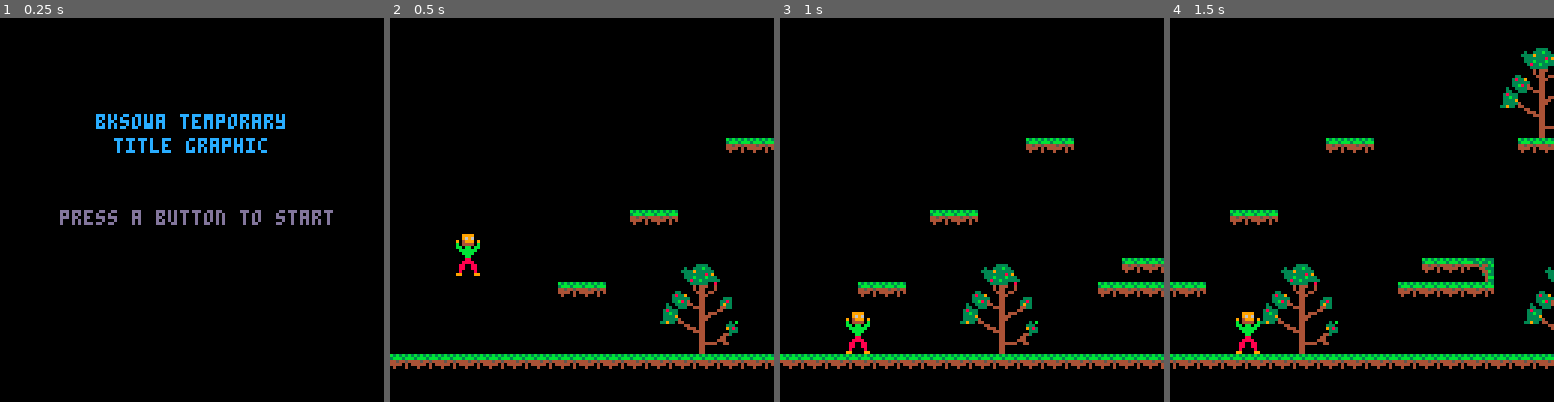
Above: before the commit, frames 1-4 (left to right).
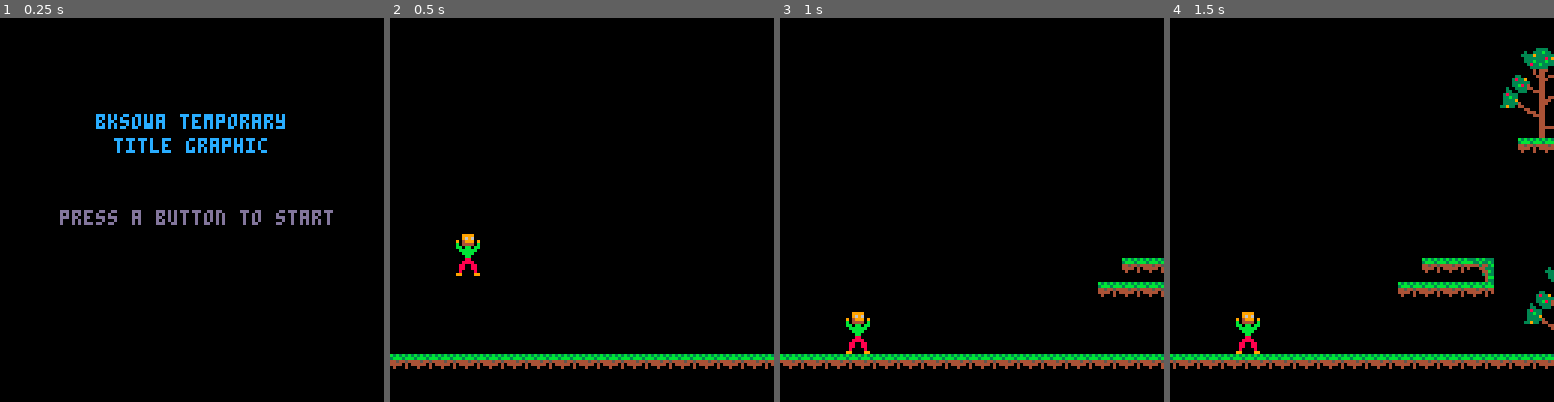
Above: after the commit, the same moments.

Repository: elennick/bksowa
Game: PICO-8 cartridge bksowa.p8
The game is run twice, just before and just after one commit, with the same random seed, the same clock (stepped at 60 frames per second) and the same inputs.
Inputs:
- Up to frame 1 (0.25 s): no input
- Up to frame 2 (0.5 s): tap X (X key) at 0.33 s
- Up to frame 3 (1 s): tap O (Z key) at 0.7 s
- Up to frame 4 (1.5 s): tap X (X key) at 1.07 s

Frame 1 is identical in both runs. In frame 2, 2.6% of the frame differs, in the area x 43-100%, y 31-88%; in frame 3, 2.6%; in frame 4, 2.5%.

Commit message:
working on reseting player back in level

Diff:
--- a/bksowa.p8
+++ b/bksowa.p8
@@ -118,14 +118,14 @@
 000000000000000000000000000000000000000000001718191a0000000000000000000000000000000000000000000000000000000000000000030000000000000000000708090a0000000000000000000000000000000000000000000000000000000000000000000000000000000000000000000000000000000000000000
 000000000000000000000000000000000000000000002728292a0000000000000000000000000000000000000000000000000000000000000000000708090a00000000001718191a0000000000000000000000000000000000000000000000000000000000000000000000000000000000000000000000000000000000000000
 000000000000000000000000000000000000000000003738393a0000000000000000000000000000000000000000000000000000000000000003031718191a00000000002728292a0000000000000000000000000000000000000000000000000000000000000000000000000000000000000000000000000000000000000000
-0000000000000000000000000000000303000000000000030303000000000000000000000708090a030000000000000000000000000000000000002728292a00000000003738393a0000000000000000000000000000000000000000000000000000000000000000000000000708090a00000000000000000000000000000000
-0000000000000000000000000000000000000000000000000000000000000000000000001718191a000000000000000000000000000000000000003738393a0000000003030303030303030000000000000000000000000000000000000000000000000000000000000000001718191a00000000000000000000000000000000
-0000000000000000000000000000000000000000000000000000000000000000000000002728292a00000000000000000000000000000000030303030303000000000000000000000000000000000000000000000000000000000000000000000000000000000000000000002728292a00000000000000000000000000000000
-0000000000000000000000030300000000000000000000000000000000000000000000003738393a000000000000000000000000000000000000000000000000000000000000000000000000000000000000000000000000000708090a0000000000000000000000000000003738393a00000000000000000000000000000000
-00000000000000000000000000000000000000000000000000000000000000000000000003030303030000000000000000000000000000000000000000000000000000000000000000000000000000000000000000000000001718191a0000000000000000000014030303030303030303030303000000000000000000000000
-0000000000000000000000000708090a000000030313000708090a00000000000000000000000000000000000000000000000000000000000000030300000000000000000000000000000000000000000000000000000000002728292a0000000000000000000014000000000000000000000000000000000000000000000000
-0000000000000000030300001718191a000003030303001718191a0000000000000000000000000000000000000708090a00000000000000000000000000000000000003030303000708090a140303030303030303130000003738393a0000000000000000000014000000000000000000000000000000000000000000000000
-0000000000000000000000002728292a000000000000002728292a0000000000000000000000000000000000001718191a00000000000000000000000000000000000000000000001718191a14000000000000000004030303030303030303030303030313000014000000000000000000000000000000000000000000000000
-0000000000000000000000003738393a000000000000003738393a0000000000000000030303030303130000002728292a03030303030303030303030313000000000000000000002728292a14000000000000000000000000000000000000000000000004030303000000000000000000000000000000000000000000000000
-0303030303030303030303030303030303030303030303030303031300000000000014000000000000140000003738393a03000000000000000000000014000000000000000000003738393a14000000000000000000000000000000000000000000000000000000000000000000000000000000000000000000000000000000
+0000000000000000000000000000000000000000000000030303000000000000000000000708090a030000000000000000000000000000000000002728292a00000000003738393a0000000000000000000000000000000000000000000000000000000000000000000000000000000000000000000000000000000000000000
+0000000000000000000000000000000000000000000000000000000000000000000000001718191a000000000000000000000000000000000000003738393a0000000003030303030303030000000000000000000000000000000000000000000000000000000000000000000000000000000000000000000000000000000000
+0000000000000000000000000000000000000000000000000000000000000000000000002728292a00000000000000000000000000000000030303030303000000000000000000000000000000000000000000000000000000000000000000000000000000000000000000000000000000000000000000000000000000000000
+0000000000000000000000000000000000000000000000000000000000000000000000003738393a000000000000000000000000000000000000000000000000000000000000000000000000000000000000000000000000000708090a0000000000000000000000000000000000000000000000000000000000000000000000
+00000000000000000000000000000000000000000000000000000000000000000000000003030303030000000000000000000000000000000000000000000000000000000000000000000000000000000000000000000000001718191a0000000000000000000000000000000000000000000000000000000000000000000000
+00000000000000000000000000000000000000030313000708090a00000000000000000000000000000000000000000000000000000000000000030300000000000000000000000000000000000000000000000000000000002728292a0000000000000000000000000000000000000000000000000000000000000000000000
+00000000000000000000000000000000000003030303001718191a0000000000000000000000000000000000000708090a00000000000000000000000000000000000003030303000708090a140303030303030303130000003738393a0000000000000000000000000000000000000000000000000000000000000000000000
+00000000000000000000000000000000000000000000002728292a0000000000000000000000000000000000001718191a00000000000000000000000000000000000000000000001718191a14000000000000000004030303030303030303030303030313000000000000000000000000000000000000000000000000000000
+00000000000000000000000000000000000000000000003738393a0000000000000000030303030303130000002728292a03030303030303030303030313000000000000000000002728292a14000000000000000000000000000000000000000000000014000000000000000000000000000000000000000000000000000000
+0303030303030303030303030303030303030303030303030303031300000000000014000000000000140000003738393a03000000000000000000000014000000000000000000003738393a14000000000000000000000000000000000000000000000004030303030303030303030303030303030303030303030303030303
 0000000000000000000000000000000000000000000000000000000403030303030303000000000000040303030303030303000000000000000000000004030303030303030303030303030303000000000000000000000000000000000000000000000000000000000000000000000000000000000000000000000000000000
